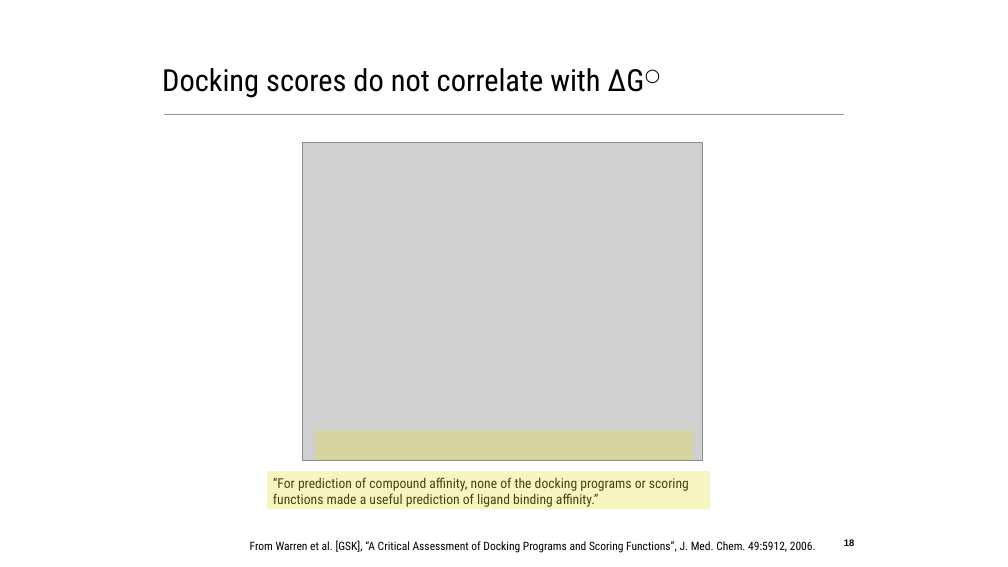
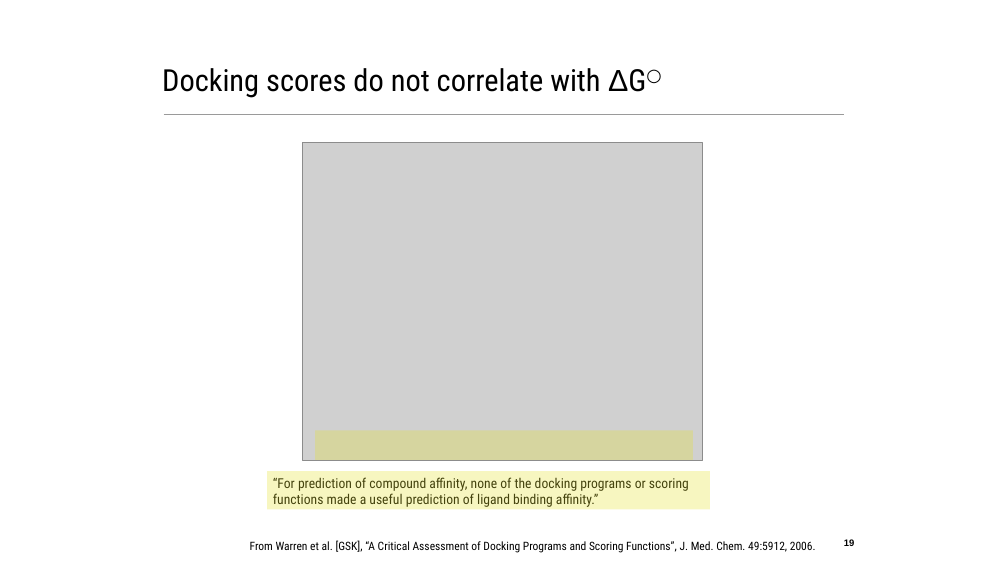
Before and after one commit to daveminh/Chem456-2026S, a slide deck: slide 19 of slides/0408-Free_Energy_Calculations.pptx (slide 18 before the commit). Drawn at 1008x567 pixels with LibreOffice and Linux fonts; fonts in the diff are those of the drawing; grey boxes stand for pictures. Boxes give left, top, right and bottom in pixels: in the first picture for what was removed or moved away, otherwise in the second. Text is boxed around its words. In the diff, an @@ line names an element or a change of style, - is before the commit and + after.

Commit message:
Updated slides

```diff
--- a/slides/0408-Free_Energy_Calculations.pptx
+++ b/slides/0408-Free_Energy_Calculations.pptx
@@ title "Docking scores do not correlate ..." at <box>162,68,646,98</box>: font Roboto Condensed to Arial in "ΔG○" @@
@@ page number at <box>844,539,855,546</box>: text changed @@
-18
+19
```
Also in this commit, not shown: 1 slide added, 1 other file.
